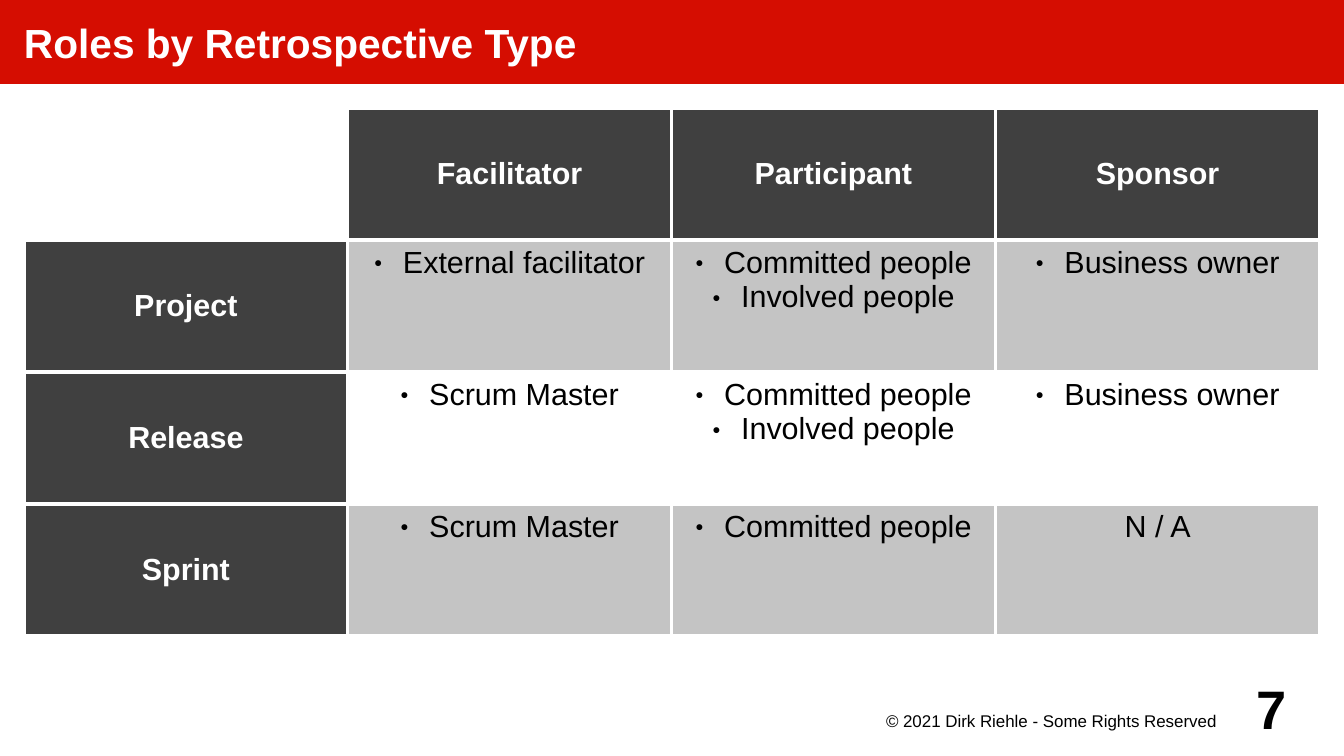
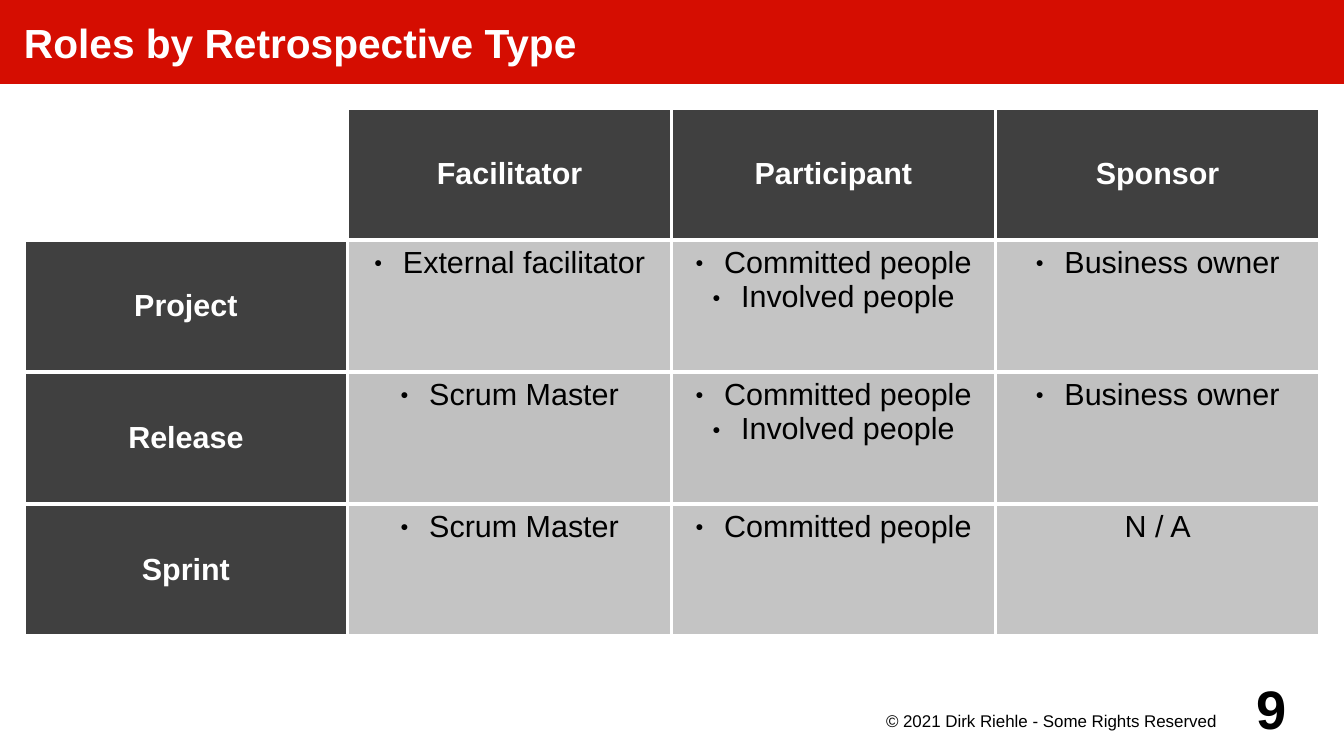
Before and after one commit to dirkriehle/amos-course, a slide deck: slide 9 of Lecture slides/AMOS G01 - Process Improvement.odp (slide 7 before the commit). Drawn at 1344x756 pixels with LibreOffice and Linux fonts; fonts in the diff are those of the drawing. Boxes give left, top, right and bottom in pixels: in the first picture for what was removed or moved away, otherwise in the second. Text is boxed around its words. In the diff, an @@ line names an element or a change of style, - is before the commit and + after.

```diff
--- a/Lecture slides/AMOS G01 - Process Improvement.odp
+++ b/Lecture slides/AMOS G01 - Process Improvement.odp
@@ table at box(24, 109, 1322, 637) @@
@@ fill #FFFFFF to #C0C0C0 in 3 cells @@
@@ page number at box(1257, 691, 1287, 730): text changed @@
-7
+9
```
Also in this commit, not shown: 4 other slides changed, 5 slides added, 19 other files.
